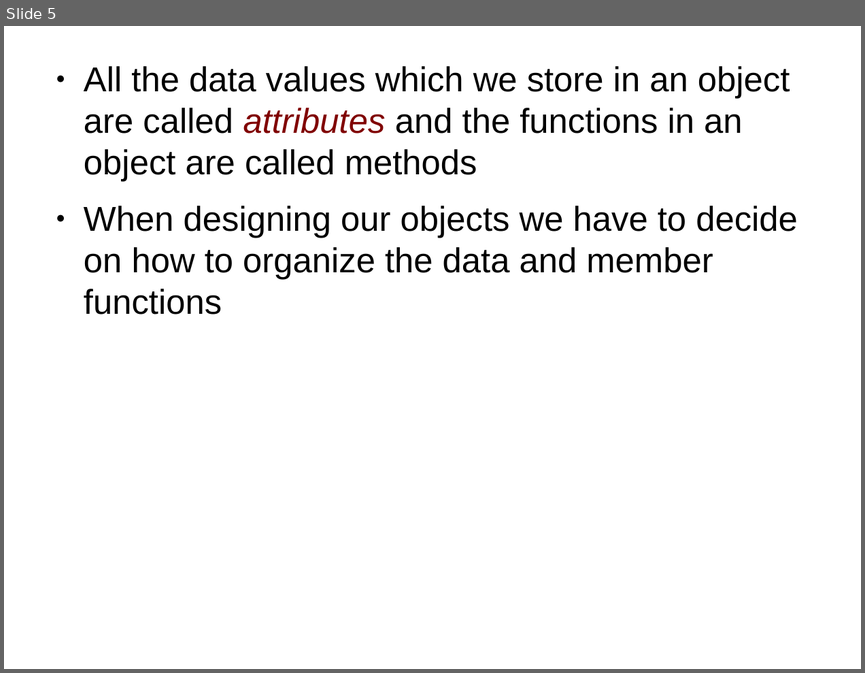
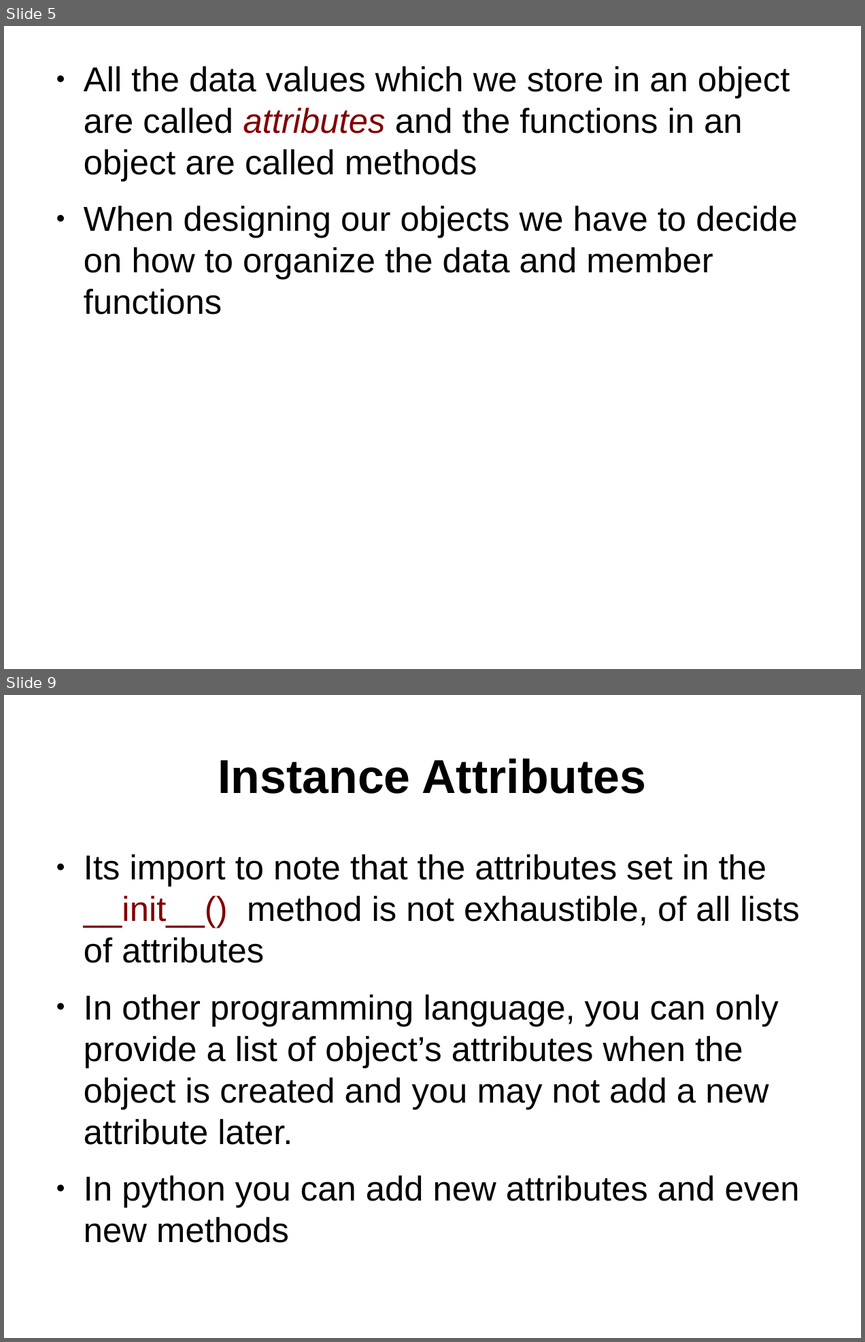
Before and after one commit to Austin0077/mmu_PythonBootcamp, a slide deck: notes/oop_python.odp. Shown one above the other, each under a label of ours: slide 5 before the commit, slides 5 and 9 after it; the slides between them are not shown. The pictures are 865x673 and 865x1342 pixels, drawn with LibreOffice and Linux fonts; fonts in the diff are those of the drawing. Boxes give left, top, right and bottom in pixels: in the first picture for what was removed or moved away, otherwise in the second. Text is boxed around its words. In the diff, an @@ line names an element or a change of style, - is before the commit and + after.

```diff
--- a/notes/oop_python.odp
+++ b/notes/oop_python.odp
@@ slide 9 added at (4, 695, 861, 1338), background #FFFFFF @@
@@ title added at (218, 758, 647, 794), 44 pt, text #000000, bold @@
+Instance Attributes
@@ text added at (84, 854, 800, 1208), 32 pt, text #000000 @@
+● Its import to note that the attributes set in the __init__() method is not exhaustible, of all lists of attributes
+● In other programming language, you can only provide a list of object’s attributes when the object is created and you may not add a new attribute later.
+● In python you can add new attributes and even new methods
```
Also in this commit, not shown: 2 slides changed, 3 other slides added, 1 slide removed, 2 other files.
